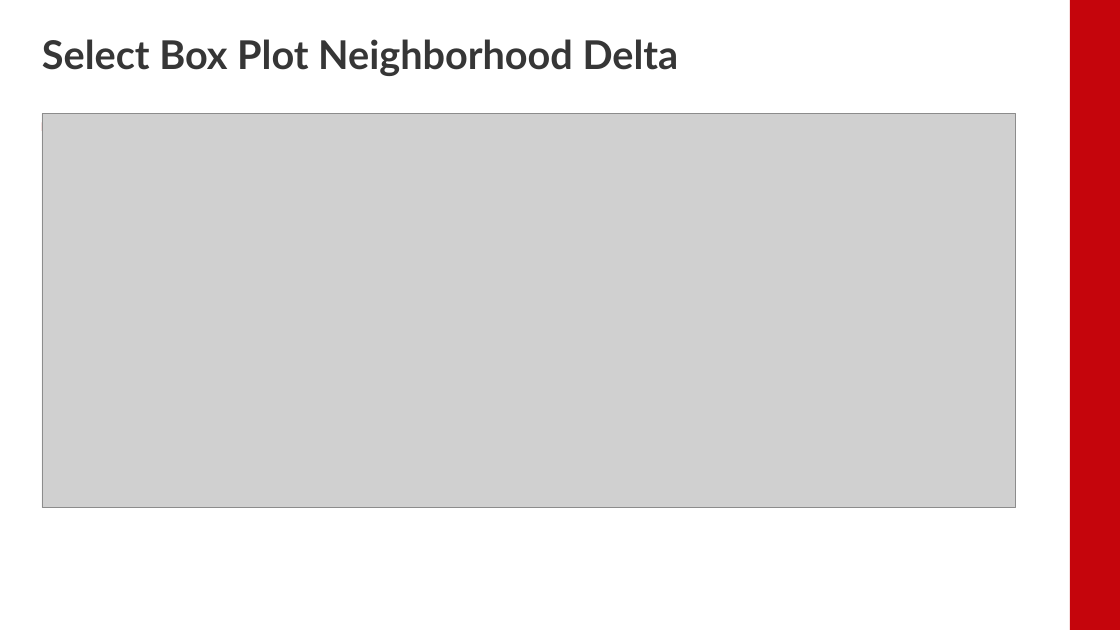
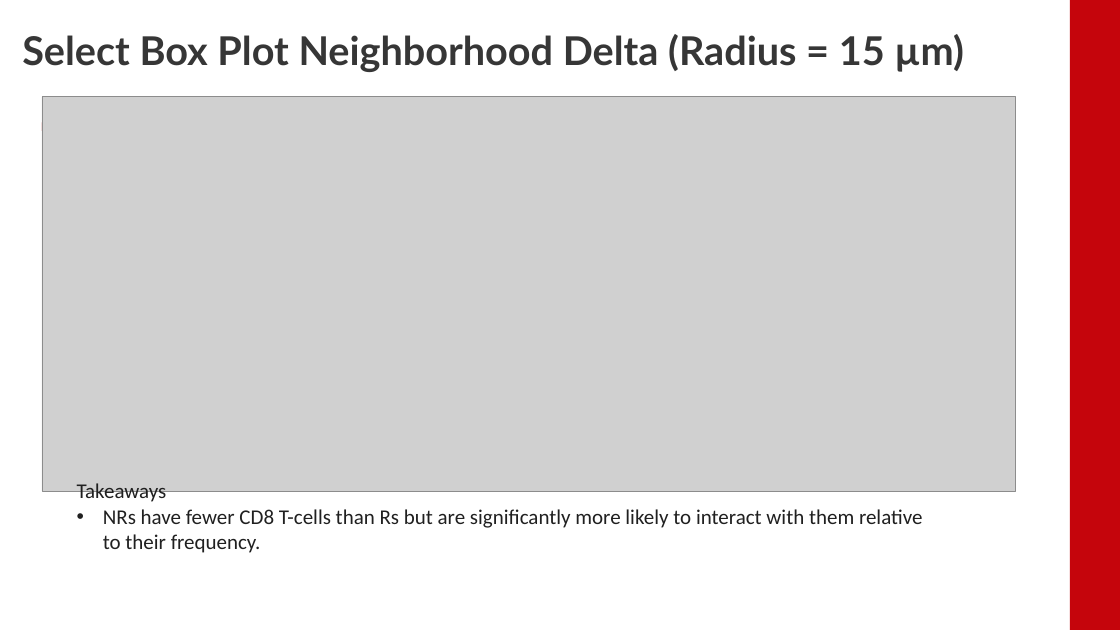
Before and after one commit to EDJohns/2025-Dinh-Lab-Research-Project, a slide deck: slide 12 of Shapiro 2025 Project/Weekly Updates/Week 6 Updates.pptx. Drawn at 1120x630 pixels with LibreOffice and Linux fonts; fonts in the diff are those of the drawing; grey boxes stand for pictures; background and template pictures are left out. Boxes give left, top, right and bottom in pixels: in the first picture for what was removed or moved away, otherwise in the second. Text is boxed around its words. In the diff, an @@ line names an element or a change of style, - is before the commit and + after.

```diff
--- a/Shapiro 2025 Project/Weekly Updates/Week 6 Updates.pptx
+++ b/Shapiro 2025 Project/Weekly Updates/Week 6 Updates.pptx
@@ title at (22,34,964,72): text changed @@
-Select Box Plot Neighborhood Delta
+Select Box Plot Neighborhood Delta (Radius = 15 µm)
@@ picture: place and size @@
-picture at (42,113,1016,507)
+picture at (42,97,1016,491)
@@ text added at (77,483,923,553), 18 pt, text #202020 @@
+Takeaways
+• NRs have fewer CD8 T-cells than Rs but are significantly more likely to interact with them relative to their frequency.
```
Also in this commit, not shown: 3 other slides changed, 1 slide removed.
